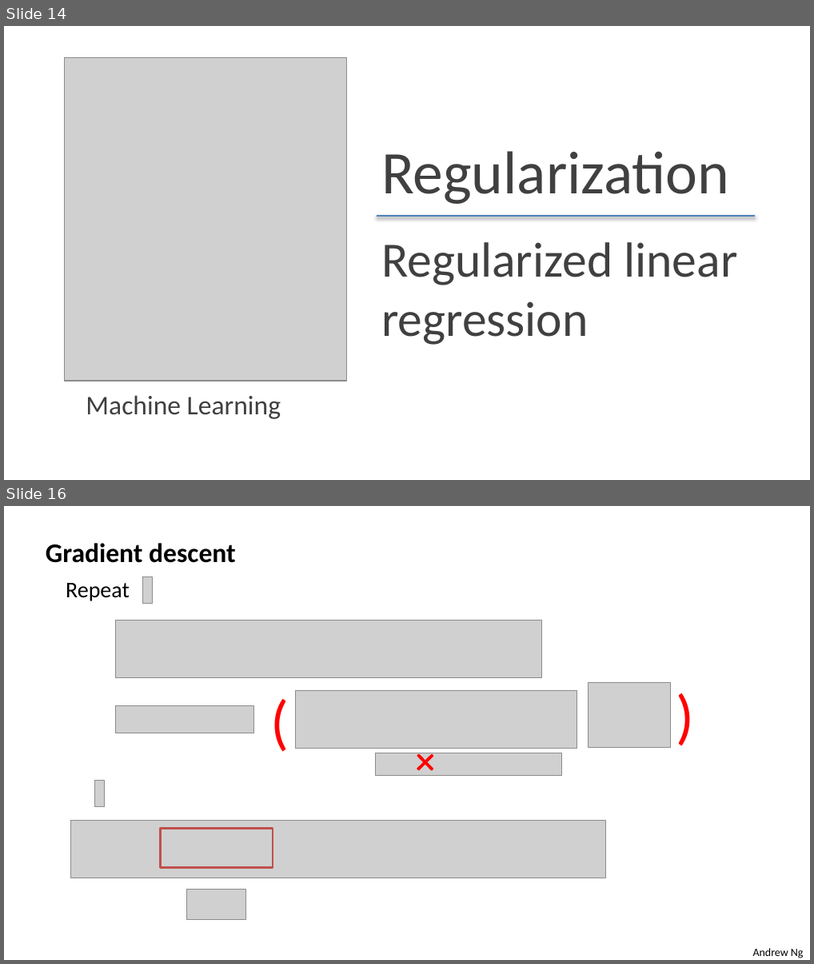
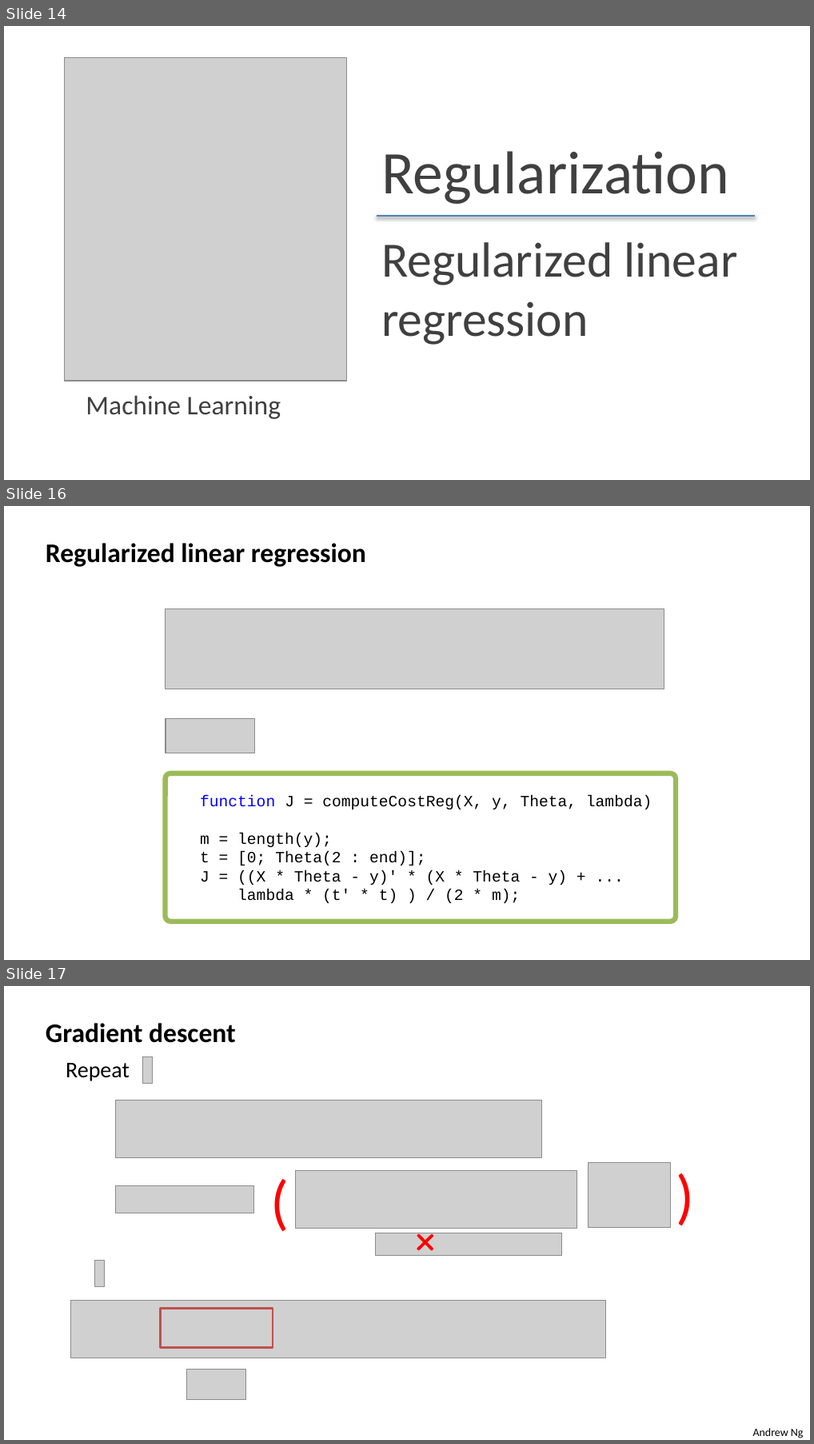
Before and after one commit to sunzuolei/ml, a slide deck: Slides/5_Regularization.pptx. Shown one above the other, each under a label of ours: slides 14 and 16 before the commit, slides 14, 16 and 17 after it; the slides between them are not shown. The pictures are 814x964 and 814x1444 pixels, drawn with LibreOffice and Linux fonts; fonts in the diff are those of the drawing; grey boxes stand for pictures. Boxes give left, top, right and bottom in pixels: in the first picture for what was removed or moved away, otherwise in the second. Text is boxed around its words. In the diff, an @@ line names an element or a change of style, - is before the commit and + after.

```diff
--- a/Slides/5_Regularization.pptx
+++ b/Slides/5_Regularization.pptx
@@ slide 16 added at (x1=4, y1=506, x2=810, y2=960), background #FFFFFF @@
@@ text added at (x1=46, y1=543, x2=366, y2=567), 24 pt, text #000000, bold @@
+Regularized linear regression
@@ picture added at (x1=166, y1=608, x2=665, y2=689) @@
@@ picture added at (x1=166, y1=718, x2=254, y2=752) @@
@@ rounded rectangle added at (x1=166, y1=773, x2=676, y2=920), fill #FFFFFF, outline #9BBB59 4.5 pt @@
@@ text added at (x1=200, y1=795, x2=652, y2=903), 14 pt, text #000000 @@
+function J = computeCostReg(X, y, Theta, lambda)
+m = length(y);
+t = [0; Theta(2 : end)];
+J = ((X * Theta - y)' * (X * Theta - y) + ...
+lambda * (t' * t) ) / (2 * m);
@@ what was slide 16 is now slide 17 @@
```
Also in this commit, not shown: 2 slides changed, 23 other files.
